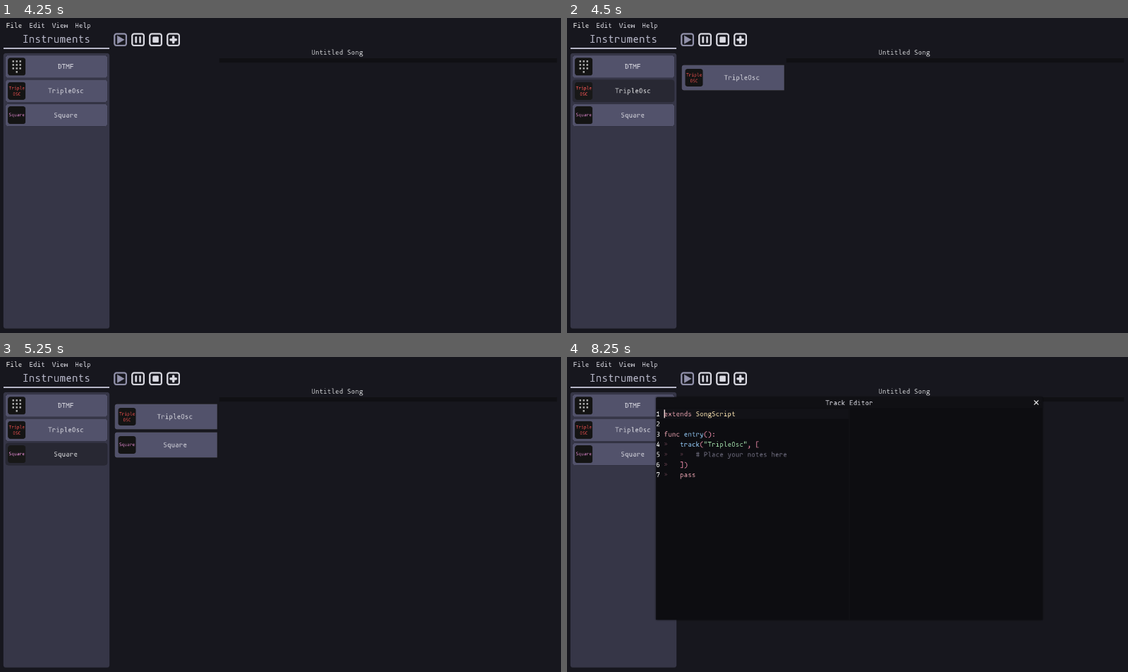
Above: before the commit, frames 1-4 (two rows, left to right).
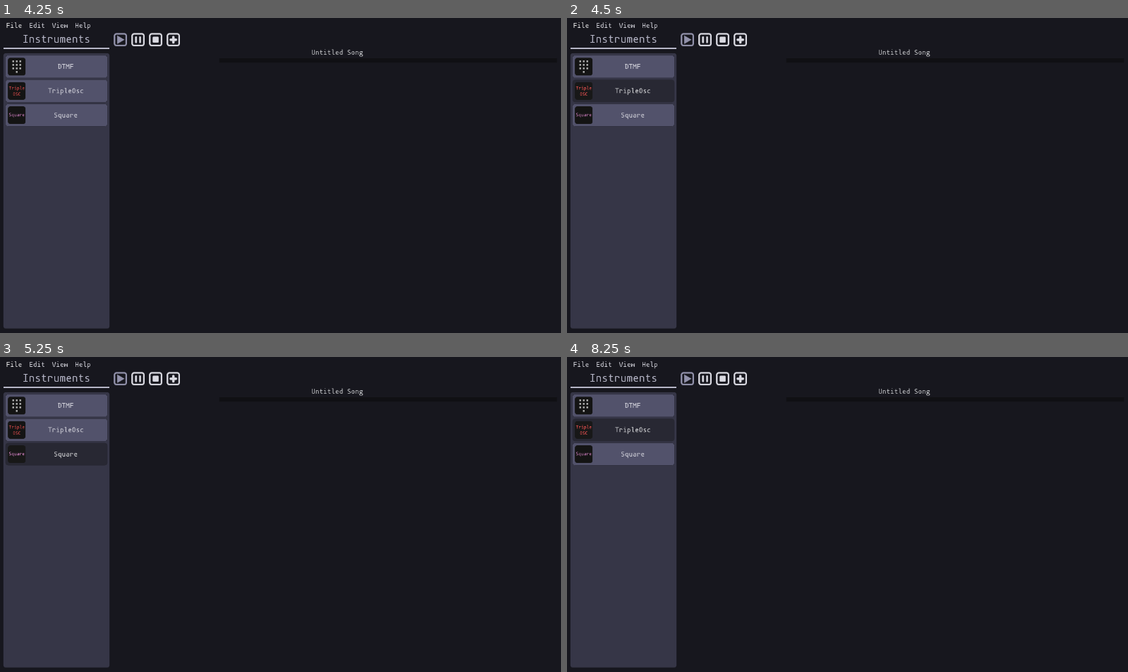
Above: after the commit, the same moments.

Repository: QuadCubedStudios/GoDAW
Game: Godot game, scene res://Main.tscn
Same seed, same stepped clock (60 frames per second), same inputs: the game is played once before the commit and once after it.
Inputs (mouse positions are in pixels of both pictures, inside the frame that each line leads up to):
- Up to frame 1 (4.25 s): click (117, 40) at 0.5 s; click "File" at 1.25 s; click "Edit" at 2 s; click "View" at 2.75 s; click "DTMF" at 3.5 s
- Up to frame 2 (4.5 s): click "TripleOsc" at 4.25 s
- Up to frame 3 (5.25 s): click "Square" at 5 s
- Up to frame 4 (8.25 s): click (724, 379) at 5.75 s; click (684, 379) at 6.5 s; click (740, 379) at 7.25 s; click "TripleOsc" at 8 s

Frame 1 is identical in both runs. In frame 2, 1.3% of the frame differs, in the area x 20-39%, y 15-23%; in frame 3, 2.6%; in frame 4, 3.8%, in the area x 1-85%, y 12-84%.
Error after the commit: Parse Error: The signal "track_pressed" already exists in this class (at line: 5). (res://Editor/Scenes/SongEditor/SongEditor.gd:20)

Commit message:
Track Pressed signal

Diff:
--- a/Editor/Scenes/SongEditor/SongEditor.gd
+++ b/Editor/Scenes/SongEditor/SongEditor.gd
@@ -15,6 +15,9 @@
 var style_1 = preload("res://Themes/Default/SongButton1.tres")
 var style_2 = preload("res://Themes/Default/SongButton2.tres")
 var style_pressed = preload("res://Themes/Default/SongButtonPressed.tres")
+
+# Signals
+signal track_pressed (name, track)
 
 # Takes a Button since it conveniently sends an icon and message
 # TODO: Not use button as param
